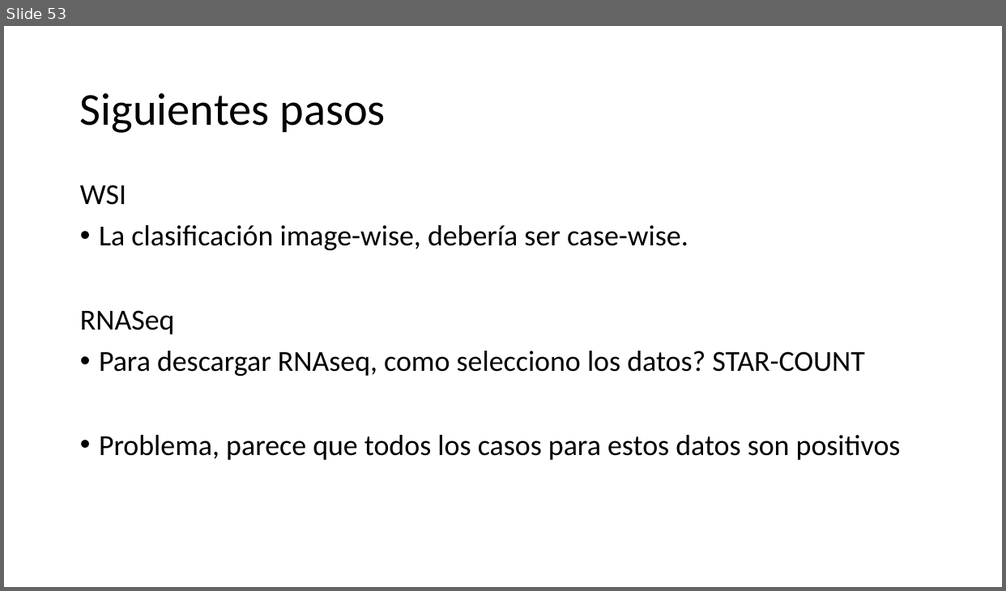
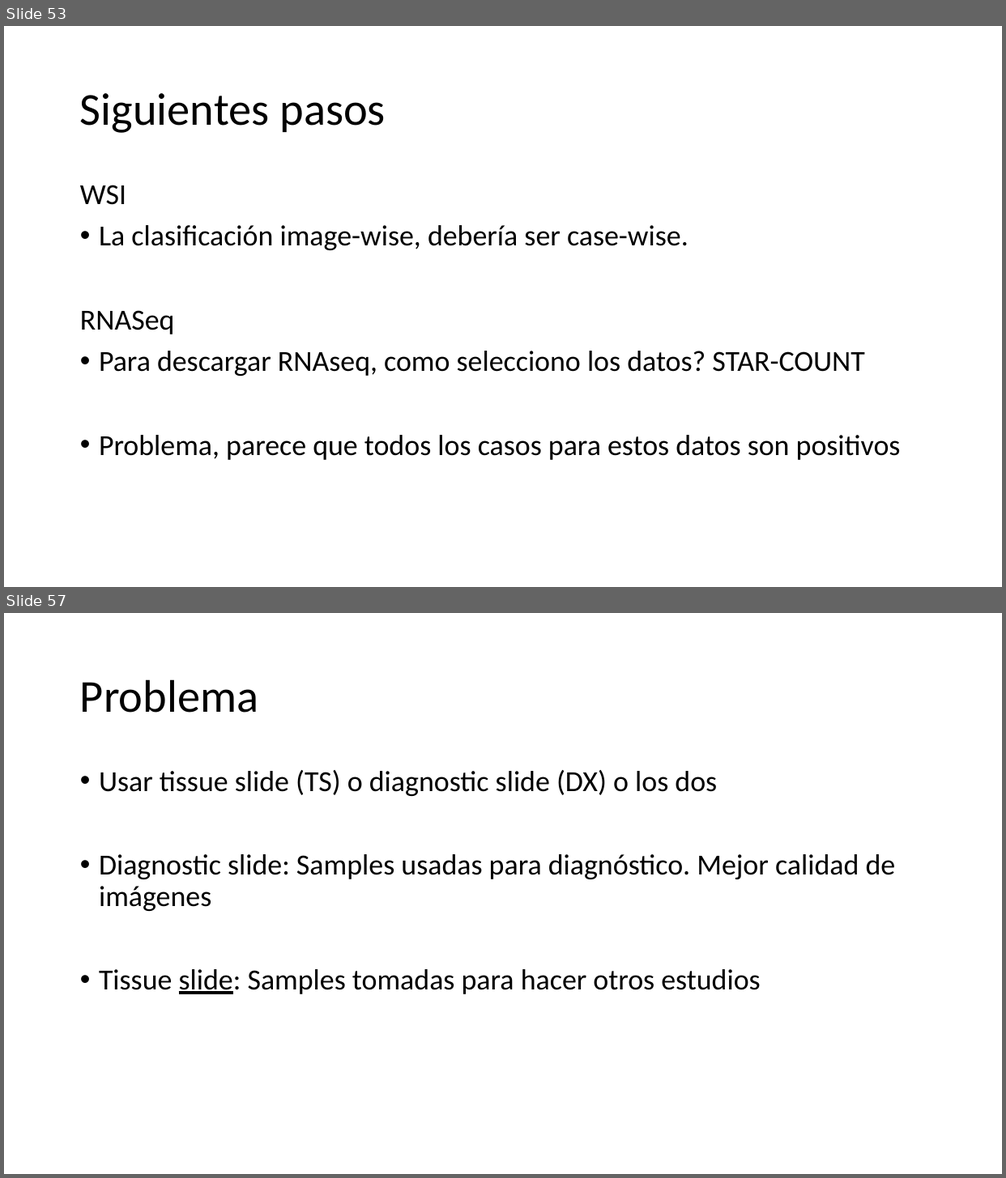
Before and after one commit to alejandroborj/heterogeneous-data, a slide deck: PAAD_Presentation.pptx. Shown one above the other, each under a label of ours: slide 53 before the commit, slides 53 and 57 after it; the slides between them are not shown. The pictures are 1006x591 and 1006x1178 pixels, drawn with LibreOffice and Linux fonts; fonts in the diff are those of the drawing. Boxes give left, top, right and bottom in pixels: in the first picture for what was removed or moved away, otherwise in the second. Text is boxed around its words. In the diff, an @@ line names an element or a change of style, - is before the commit and + after.

```diff
--- a/PAAD_Presentation.pptx
+++ b/PAAD_Presentation.pptx
@@ slide 57 added at [4, 613, 1002, 1174], background #FFFFFF @@
@@ title added at [80, 679, 258, 713], 44 pt, text #000000 @@
+Problema
@@ text added at [99, 770, 896, 995], 28 pt, text #000000 @@
+• Usar tissue slide (TS) o diagnostic slide (DX) o los dos
+• Diagnostic slide: Samples usadas para diagnóstico. Mejor calidad de imágenes
+• Tissue slide: Samples tomadas para hacer otros estudios
```
Also in this commit, not shown: 3 other slides added, 1 slide removed, 57 other files.
